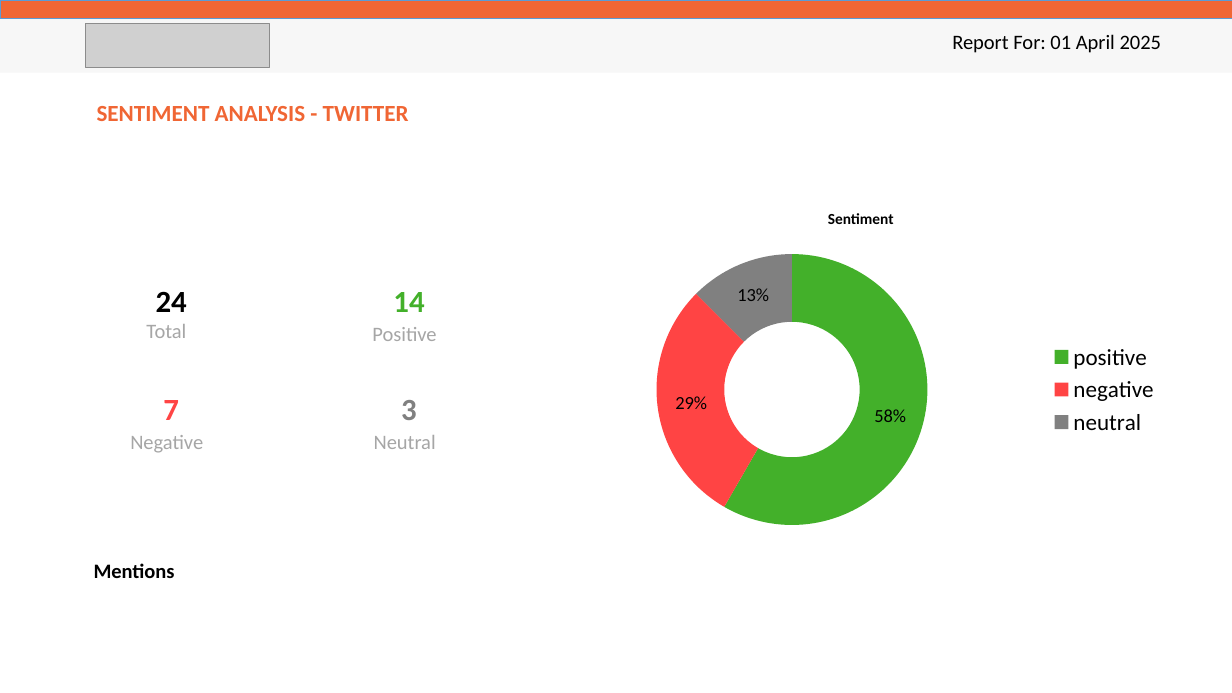
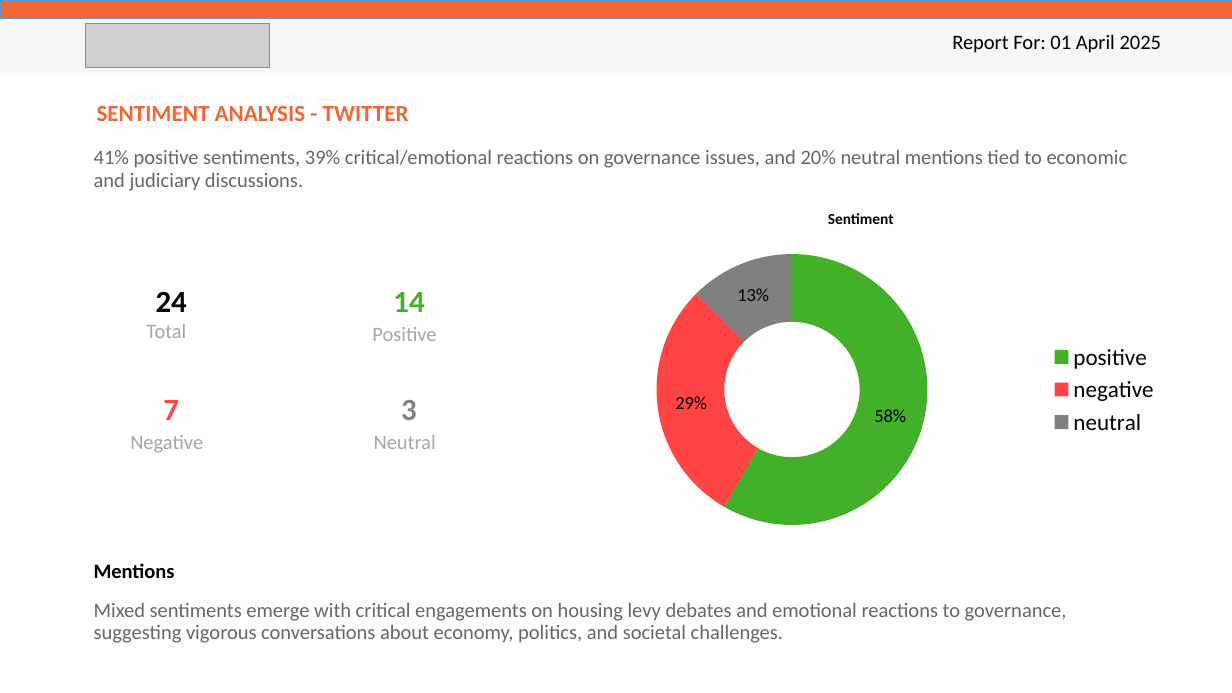
Before and after one commit to Oxygene-Creative/o2-audiovisual-api, a slide deck: slide 13 of app/reporters/samples/digital_safaricom.pptx. Drawn at 1232x693 pixels with LibreOffice and Linux fonts; fonts in the diff are those of the drawing; grey boxes stand for pictures. Boxes give left, top, right and bottom in pixels: in the first picture for what was removed or moved away, otherwise in the second. Text is boxed around its words. In the diff, an @@ line names an element or a change of style, - is before the commit and + after.

```diff
--- a/app/reporters/samples/digital_safaricom.pptx
+++ b/app/reporters/samples/digital_safaricom.pptx
@@ text added at bbox=[94, 150, 1128, 191], 16 pt, text #666666 @@
+41% positive sentiments, 39% critical/emotional reactions on governance issues, and 20% neutral mentions tied to economic and judiciary discussions.
@@ text added at bbox=[94, 603, 1067, 643], 16 pt, text #666666 @@
+Mixed sentiments emerge with critical engagements on housing levy debates and emotional reactions to governance, suggesting vigorous conversations about economy, politics, and societal challenges.
```
Also in this commit, not shown: 13 other slides changed, 10 other files.
